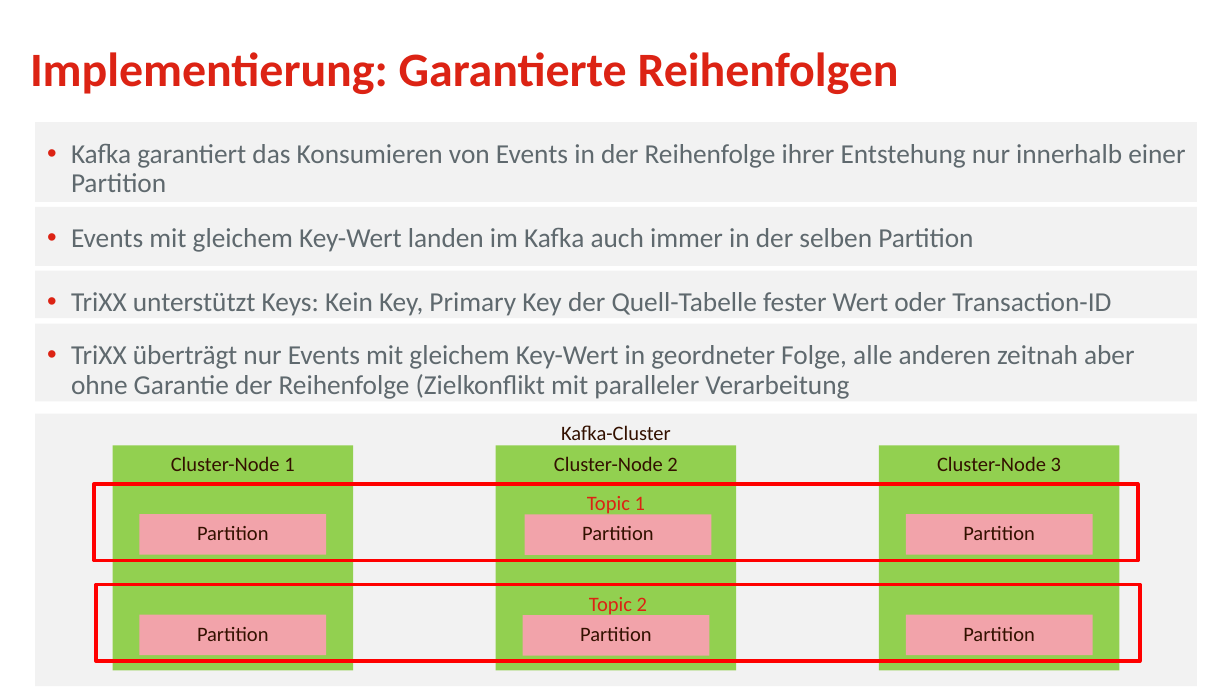
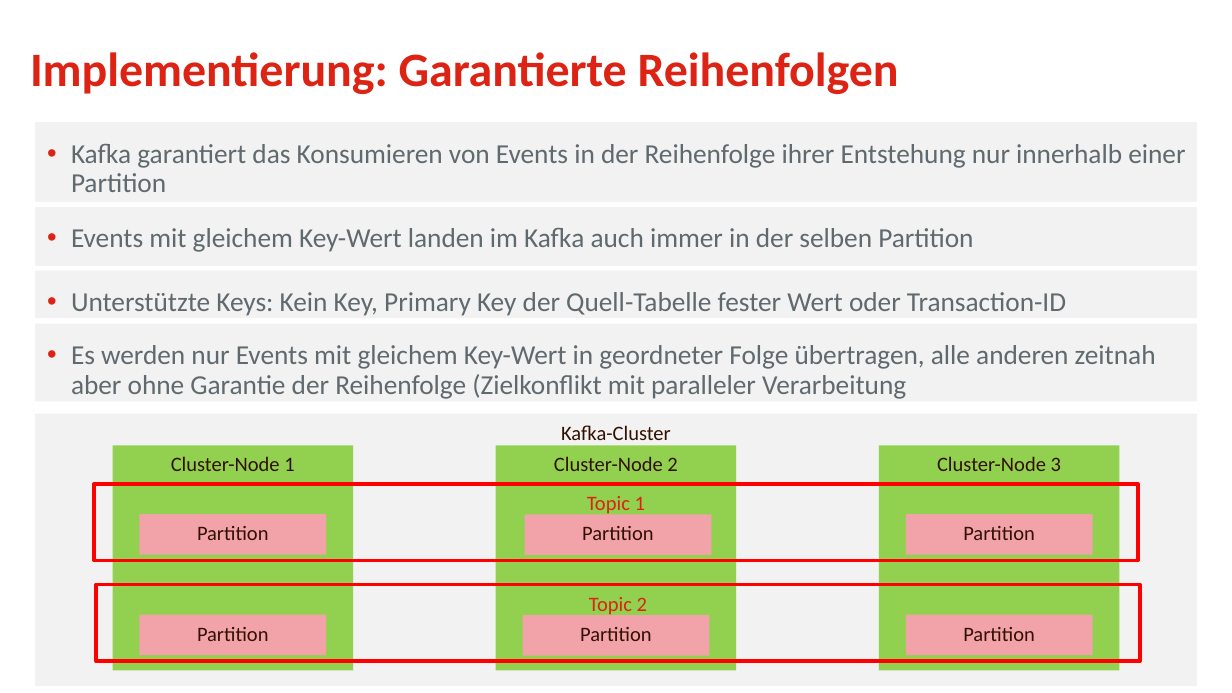
Before and after one commit to osp-ottogroup/movex-cdc, a slide deck: slide 16 of doc/2021-12_TriXX_IT-Tage.pptx. Drawn at 1232x693 pixels with LibreOffice and Linux fonts; fonts in the diff are those of the drawing; background and template pictures are left out. Boxes give left, top, right and bottom in pixels: in the first picture for what was removed or moved away, otherwise in the second. Text is boxed around its words. In the diff, an @@ line names an element or a change of style, - is before the commit and + after.

```diff
--- a/doc/2021-12_TriXX_IT-Tage.pptx
+++ b/doc/2021-12_TriXX_IT-Tage.pptx
@@ text in rectangle at (71,292,1066,316): text changed @@
-• TriXX unterstützt Keys: Kein Key, Primary Key der Quell-Tabelle fester Wert oder Transaction-ID
+• Unterstützte Keys: Kein Key, Primary Key der Quell-Tabelle fester Wert oder Transaction-ID
@@ text in rectangle at (71,345,1156,399): text changed @@
-• TriXX überträgt nur Events mit gleichem Key-Wert in geordneter Folge, alle anderen zeitnah aber ohne Garantie der Reihenfolge (Zielkonflikt mit paralleler Verarbeitung
+• Es werden nur Events mit gleichem Key-Wert in geordneter Folge übertragen, alle anderen zeitnah aber ohne Garantie der Reihenfolge (Zielkonflikt mit paralleler Verarbeitung
```
Also in this commit, not shown: 11 other slides changed, 4 other files.
